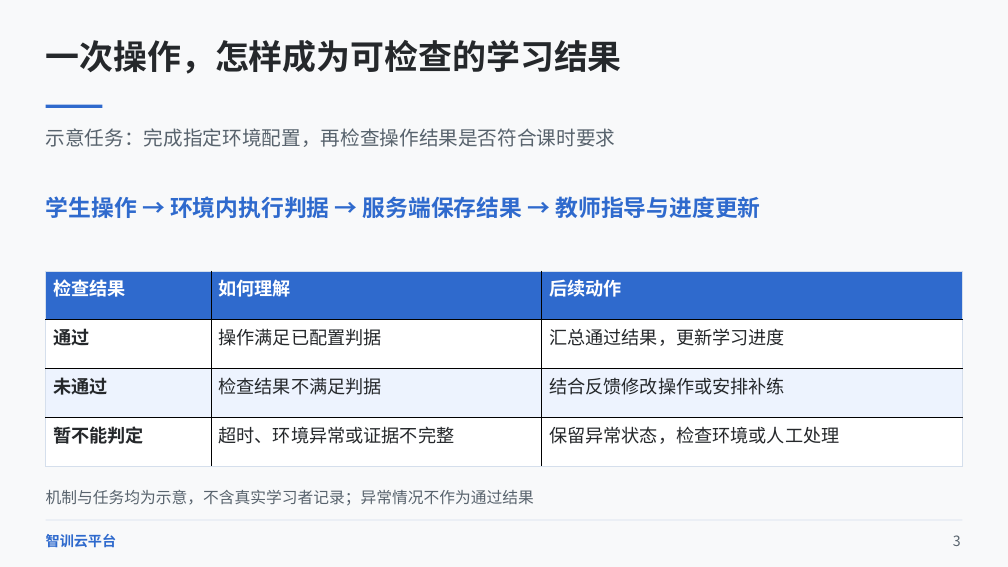
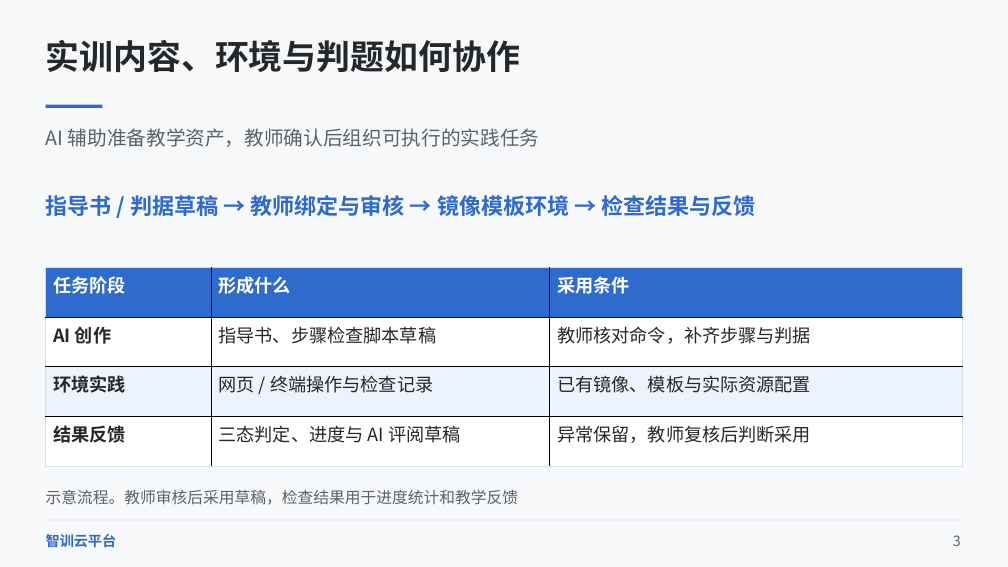
Before and after one commit to throwOctober/zhixun-cloud-showcase, a slide deck: slide 3 of project-overview.pptx. Drawn at 1008x567 pixels with LibreOffice and Linux fonts; fonts in the diff are those of the drawing. Boxes give left, top, right and bottom in pixels: in the first picture for what was removed or moved away, otherwise in the second. Text is boxed around its words. In the diff, an @@ line names an element or a change of style, - is before the commit and + after.

```diff
--- a/project-overview.pptx
+++ b/project-overview.pptx
@@ text at (46,40,520,72): text changed @@
-一次操作，怎样成为可检查的学习结果
+实训内容、环境与判题如何协作
@@ text at (46,128,540,147): text changed @@
-示意任务：完成指定环境配置，再检查操作结果是否符合课时要求
+AI 辅助准备教学资产，教师确认后组织可执行的实践任务
@@ text at (46,195,755,216): text changed; size 21.8 to 21 pt @@
-学生操作 → 环境内执行判据 → 服务端保存结果 → 教师指导与进度更新
+指导书 / 判据草稿 → 教师绑定与审核 → 镜像模板环境 → 检查结果与反馈
@@ table at (45,268,963,466) @@
-row 1: 检查结果 | 如何理解 | 后续动作
+row 1: 任务阶段 | 形成什么 | 采用条件
-row 2: 通过 | 操作满足已配置判据 | 汇总通过结果，更新学习进度
+row 2: AI 创作 | 指导书、步骤检查脚本草稿 | 教师核对命令，补齐步骤与判据
-row 3: 未通过 | 检查结果不满足判据 | 结合反馈修改操作或安排补练
+row 3: 环境实践 | 网页 / 终端操作与检查记录 | 已有镜像、模板与实际资源配置
-row 4: 暂不能判定 | 超时、环境异常或证据不完整 | 保留异常状态，检查环境或人工处理
+row 4: 结果反馈 | 三态判定、进度与 AI 评阅草稿 | 异常保留，教师复核后判断采用
@@ text at (46,490,518,505): text changed @@
-机制与任务均为示意，不含真实学习者记录；异常情况不作为通过结果
+示意流程。教师审核后采用草稿，检查结果用于进度统计和教学反馈
```
Also in this commit, not shown: 5 other slides changed, 3 other files.
